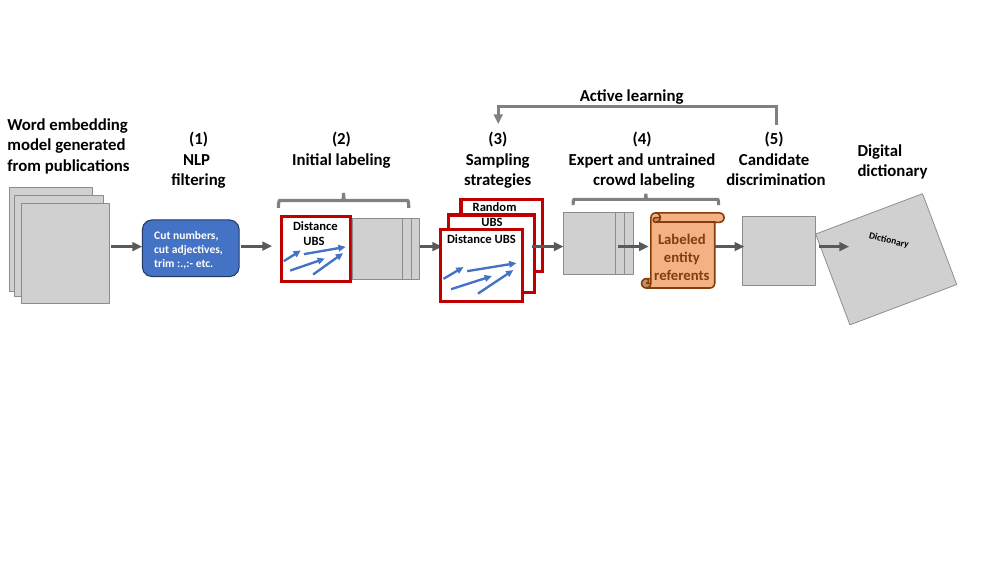
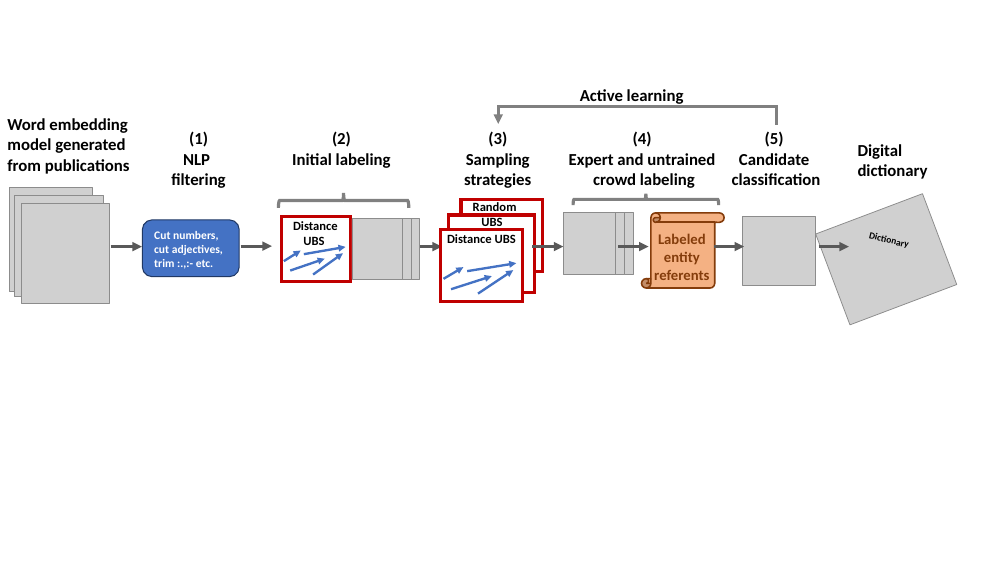
Before and after one commit to rtchoua/activePolyNER, a slide deck: slide 4 of alpolyner.pptx. Drawn at 1008x567 pixels with LibreOffice and Linux fonts; fonts in the diff are those of the drawing; grey boxes stand for pictures. Boxes give left, top, right and bottom in pixels: in the first picture for what was removed or moved away, otherwise in the second. Text is boxed around its words. In the diff, an @@ line names an element or a change of style, - is before the commit and + after.

Commit message:
Removing discrimination and candidate generation phases from intro

```diff
--- a/alpolyner.pptx
+++ b/alpolyner.pptx
@@ text at (732,173,821,185): text changed @@
-discrimination
+classification
```
Also in this commit, not shown: 2 other files.
